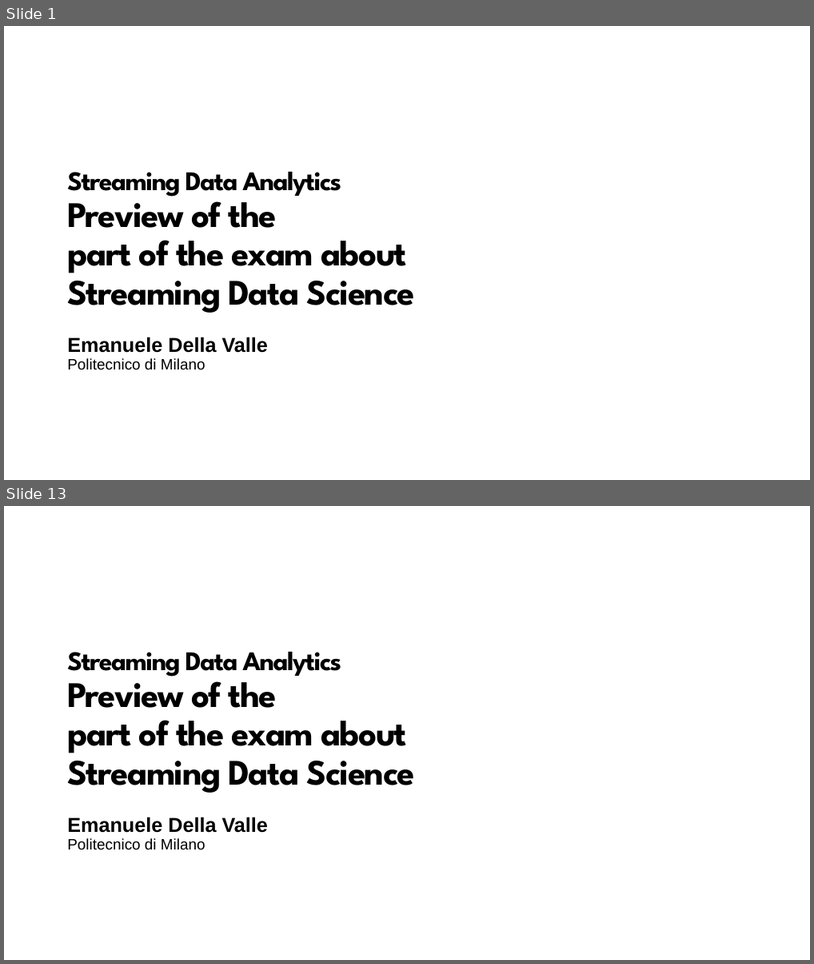
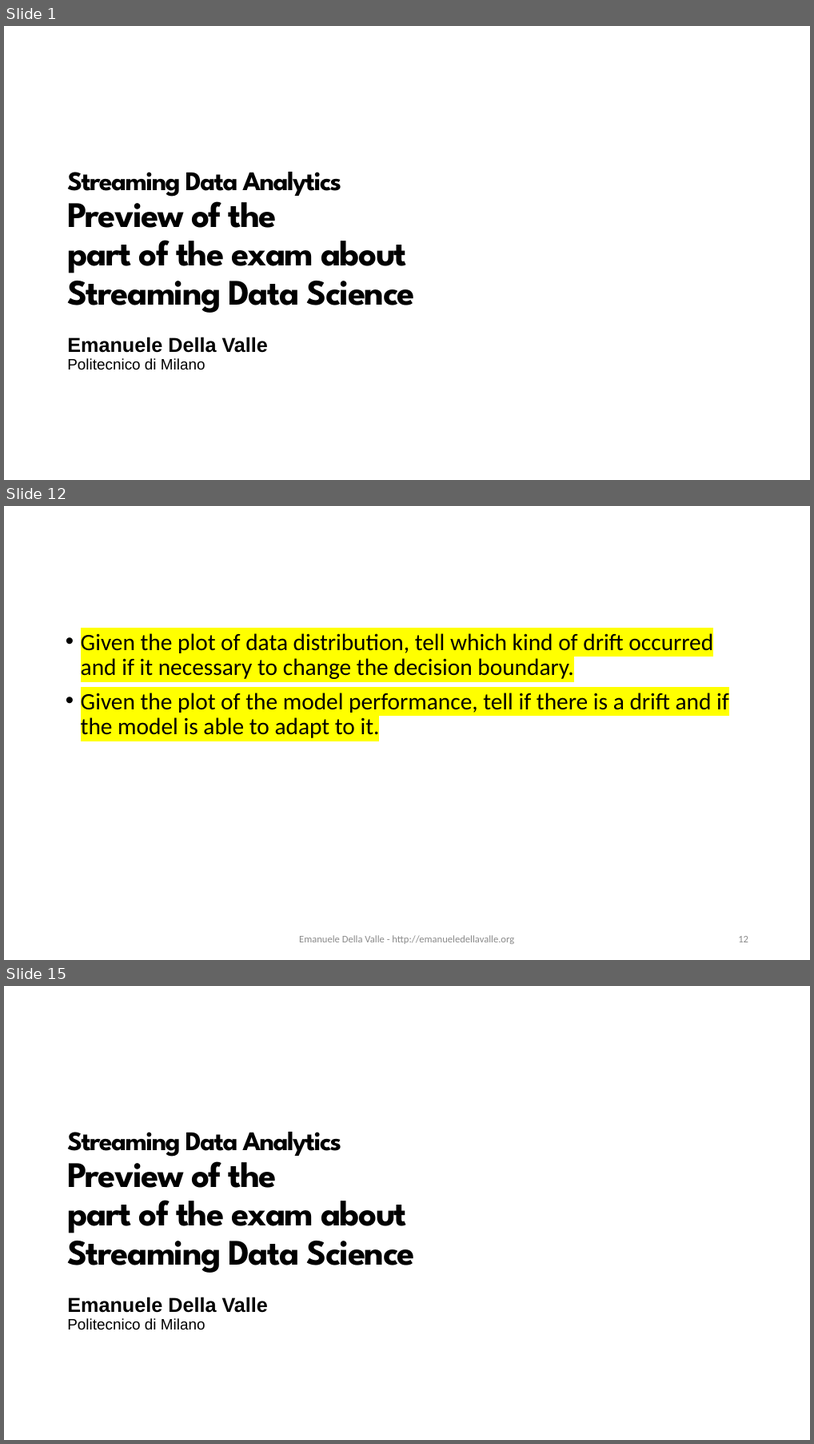
Before and after one commit to emanueledellavalle/streaming-data-analytics, a slide deck: lectures/14_SDS_exam-preview/14_Streaming-Data-Science_exam-preview.pptx. Shown one above the other, each under a label of ours: slides 1 and 13 before the commit, slides 1, 12 and 15 after it; the slides between them are not shown. The pictures are 814x964 and 814x1444 pixels, drawn with LibreOffice and Linux fonts; fonts in the diff are those of the drawing; background and template pictures are left out. Boxes give left, top, right and bottom in pixels: in the first picture for what was removed or moved away, otherwise in the second. Text is boxed around its words. In the diff, an @@ line names an element or a change of style, - is before the commit and + after.

```diff
--- a/lectures/14_SDS_exam-preview/14_Streaming-Data-Science_exam-preview.pptx
+++ b/lectures/14_SDS_exam-preview/14_Streaming-Data-Science_exam-preview.pptx
@@ slide 12 added at (x1=4, y1=506, x2=810, y2=960), background #FFFFFF @@
@@ text added at (x1=81, y1=633, x2=730, y2=740), 28 pt, text #000000 @@
+• Given the plot of data distribution, tell which kind of drift occurred and if it necessary to change the decision boundary.
+• Given the plot of the model performance, tell if there is a drift and if the model is able to adapt to it.
@@ text added at (x1=299, y1=935, x2=514, y2=944), 12 pt, text #8C8C8C @@
+Emanuele Della Valle - http://emanueledellavalle.org
@@ page number added at (x1=738, y1=936, x2=749, y2=942), 12 pt, text #8C8C8C @@
+12
@@ what was slide 13 is now slide 15 @@
```
Also in this commit, not shown: 11 slides changed, 1 other slide added.
